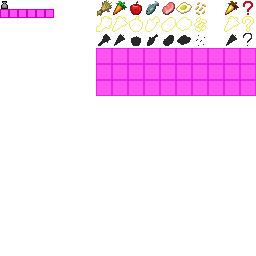
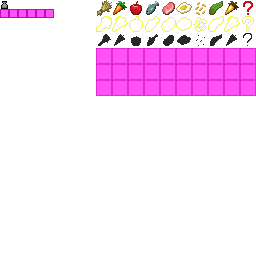
Layer changes from the first 256 x 256 image to the second:
added layer "图层 6" above "图层 5" over left=210, top=34, right=222, bottom=46
added layer "图层 5" above "图层 4" over left=208, top=16, right=224, bottom=32
added layer "图层 4" above "图层 10 副本 2" over left=209, top=1, right=223, bottom=15
